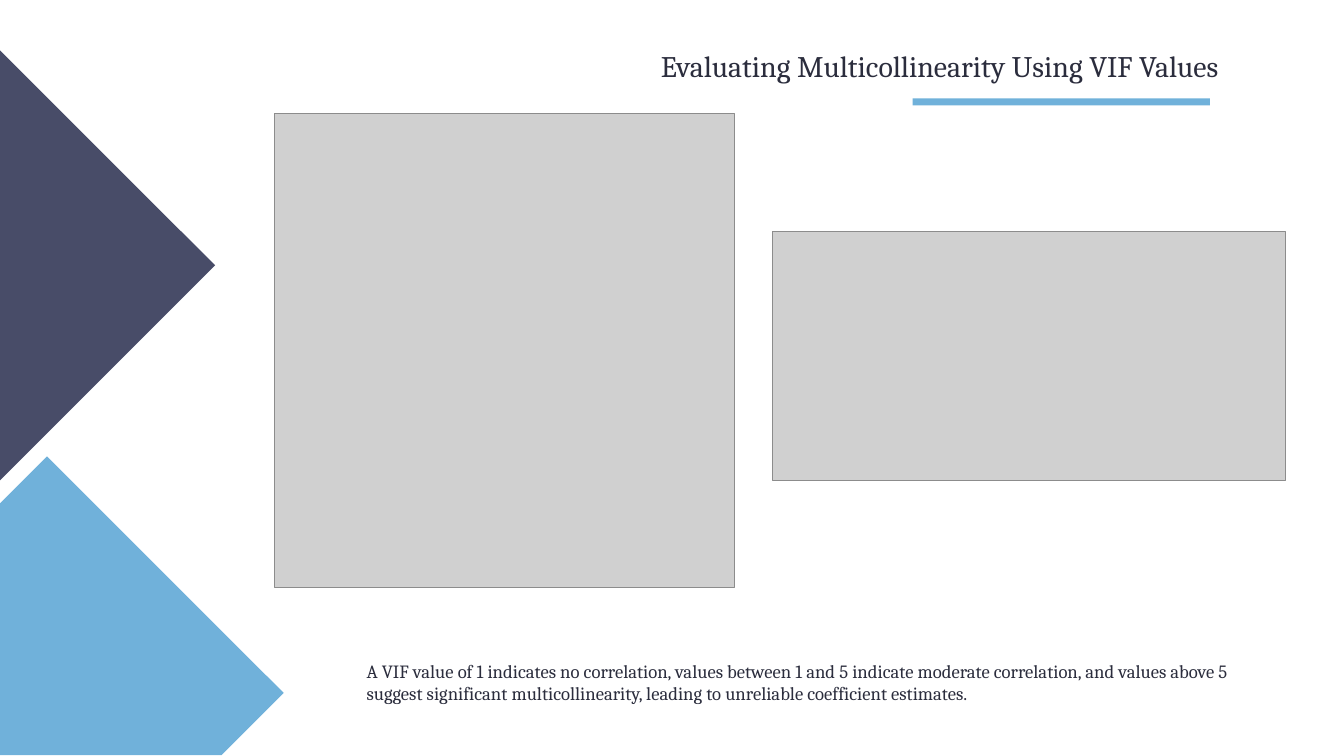
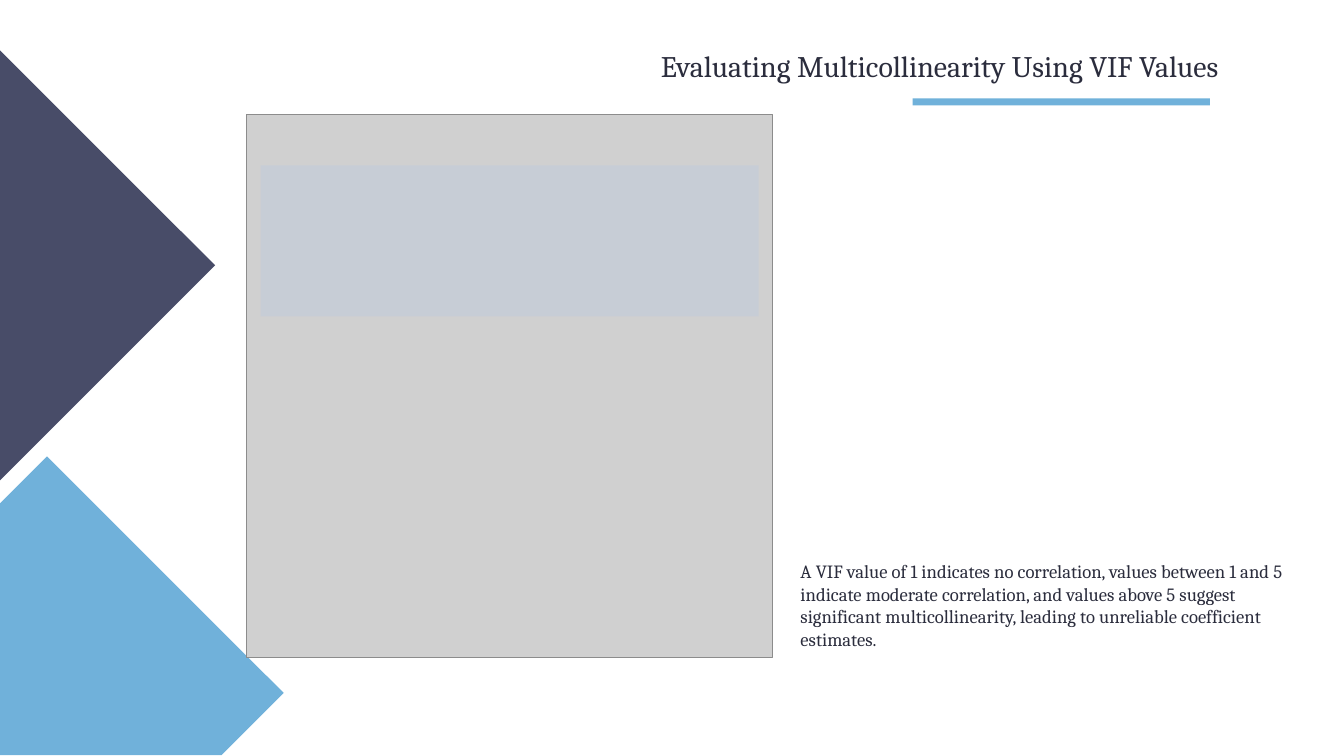
Before and after one commit to ztutar/Employee_Attrition_Classification_StatisticalLearning_FinalProject, a slide deck: slide 17 of TUTAR_OZEN_Project_Presentation.pptx. Drawn at 1344x756 pixels with LibreOffice and Linux fonts; fonts in the diff are those of the drawing; grey boxes stand for pictures. Boxes give left, top, right and bottom in pixels: in the first picture for what was removed or moved away, otherwise in the second. Text is boxed around its words. In the diff, an @@ line names an element or a change of style, - is before the commit and + after.

```diff
--- a/TUTAR_OZEN_Project_Presentation.pptx
+++ b/TUTAR_OZEN_Project_Presentation.pptx
@@ picture: place and size @@
-picture at <box>275,114,735,588</box>
+picture at <box>247,114,772,658</box>
@@ rectangle added at <box>261,166,759,317</box>, fill #B4C7E7 at 30% opacity @@
@@ picture removed at <box>773,231,1286,480</box> @@
@@ text "A VIF value of 1 ..." rewrapped from <box>367,665,1227,704</box> to <box>800,565,1282,646</box> @@
```
Also in this commit, not shown: 11 other slides changed, 1 slide added, 2 slides removed, 2 other files.
